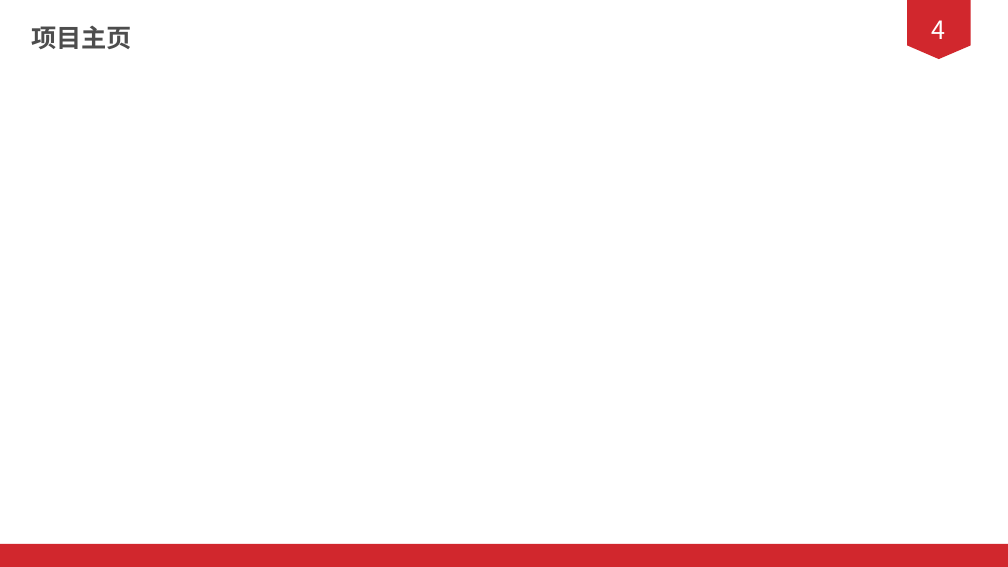
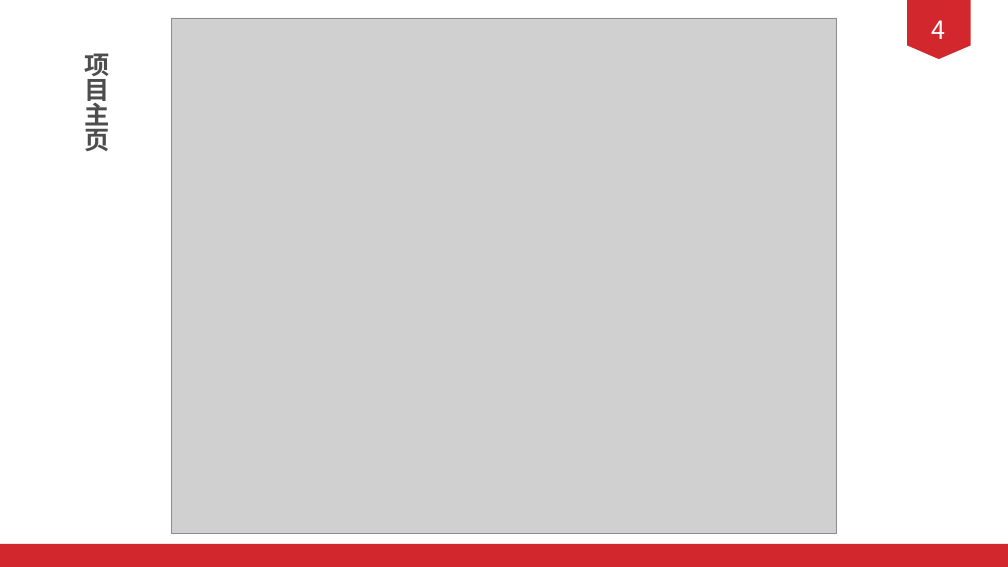
Before and after one commit to 1AKO1/2020shixun, a slide deck: slide 13 of doc/PPT/答辩ppt.pptx (slide 12 before the commit). Drawn at 1008x567 pixels with LibreOffice and Linux fonts; fonts in the diff are those of the drawing; grey boxes stand for pictures. Boxes give left, top, right and bottom in pixels: in the first picture for what was removed or moved away, otherwise in the second. Text is boxed around its words. In the diff, an @@ line names an element or a change of style, - is before the commit and + after.

```diff
--- a/doc/PPT/答辩ppt.pptx
+++ b/doc/PPT/答辩ppt.pptx
@@ picture added at <box>172,18,837,535</box> @@
@@ text "项目主页" rewrapped from <box>31,26,132,49</box> to <box>84,53,109,151</box> @@
```
Also in this commit, not shown: 13 other slides changed, 1 slide added, 16 slides removed.
